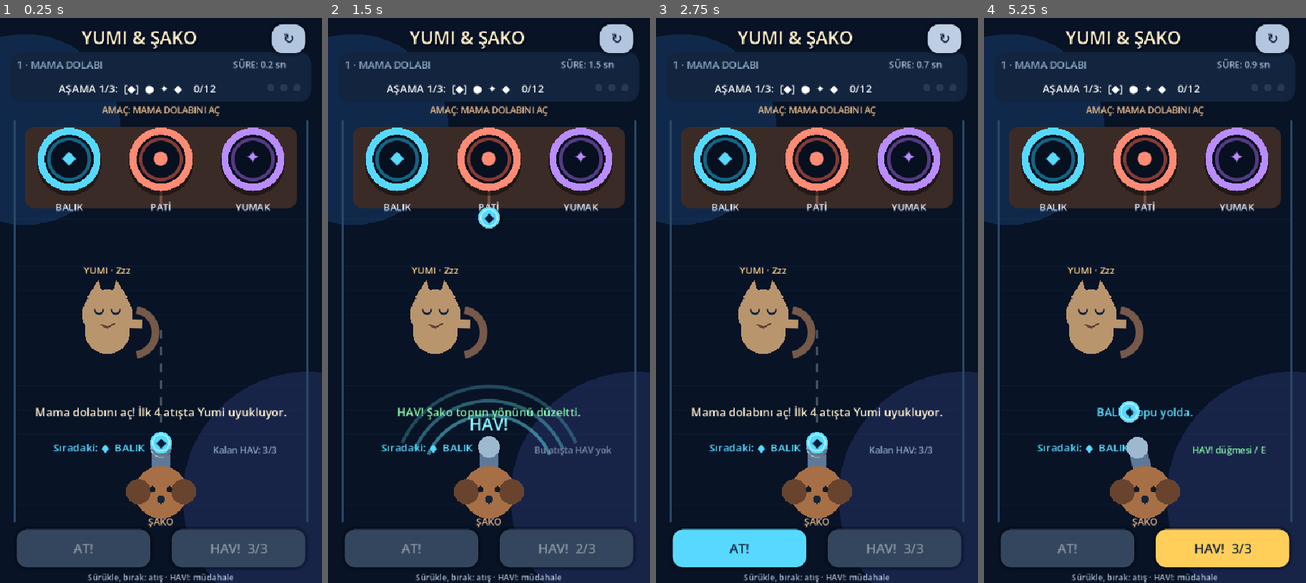
Above: before the commit, frames 1-4 (left to right).
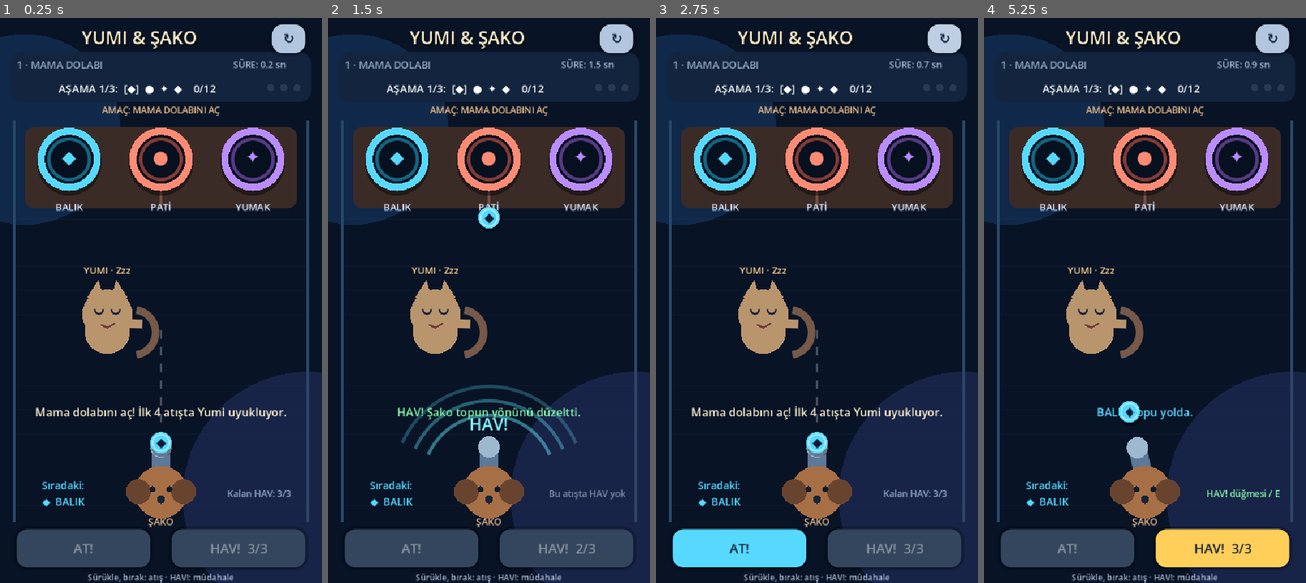
Above: after the commit, the same moments.

Repository: luzumsuzlar/yummyveshaco
Game: Godot game, scene res://scenes/main.tscn
The game is run twice, just before and just after one commit, with the same random seed, the same clock (stepped at 60 frames per second) and the same inputs.
Inputs (mouse positions are in pixels of both pictures, inside the frame that each line leads up to):
- Up to frame 1 (0.25 s): no input
- Up to frame 2 (1.5 s): click "AT!" at 0.5 s; click "HAV! 3/3" at 1.25 s
- Up to frame 3 (2.75 s): click "↻" at 2 s
- Up to frame 4 (5.25 s): tap Enter at 2.75, 3.05 s; move the mouse to (1215, 266) at 2.77 s; hold D 2.78-3.5 s; tap E at 2.85 s; click (1215, 266) at 2.92 s; tap Space at 3.02, 3.32, 4.55 s; drag from (1080, 323) to (1128, 413) at 3.52 s; move the mouse to (1177, 170) at 4.27 s; hold D 4.28-5 s; tap R at 4.35 s; click (1177, 170) at 4.42 s; drag from (1128, 413) to (1048, 210) at 5.02 s

The runs differ from the first frame. In frame 1, 1.0% of the frame differs, in the area x 4-96%, y 18-90%; in frame 2, 1.0%; in frame 3, 1.0%; in frame 4, 1.1%.

Commit message:
Build three-stage wall bounce tutorial as level two

Diff:
--- a/scripts/main.gd
+++ b/scripts/main.gd
@@ -10,6 +10,9 @@
 const YUMI_MIN_X := 100.0
 const YUMI_MAX_X := 440.0
 const AIM_AREA := Rect2(24, 172, 492, 686)
+const WALL_LEFT := 24.0 + BALL_RADIUS
+const WALL_RIGHT := SCREEN_SIZE.x - 24.0 - BALL_RADIUS
+const GOAL_LINE := HOLE_Y + 14.0
 const TYPE_NAMES := ["BALIK", "PATİ", "YUMAK"]
 const TYPE_SYMBOLS := ["◆", "●", "✦"]
 const TYPE_COLORS := [Color("57d9ff"), Color("ff8b74"), Color("b98cff")]
@@ -36,9 +39,14 @@
 		"intro": "Mama dolabını aç! İlk 4 atışta Yumi uyukluyor.",
 	},
 	{
-		"name": "2 · YUMI SAHADA",
-		"sequence": [2, 0, 1, 2],
-		"yumi_speed": 142.0,
+		"name": "2 · DUVAR OYUNU",
+		"sequence": [0, 2, 1, 0, 1, 2, 0, 2, 2, 0, 1, 2],
+		"stage_size": 4,
+		"max_wall_bounces": 2,
+		"aim_limit": 1.12,
+		"warning_time": 0.40,
+		"ball_speed": 460.0,
+		"yumi_speed": 100.0,
 		"yumi_active": true,
 		"move_directions": 4,
 		"turn_min": 0.9,
@@ -48,7 +56,7 @@
 		"dash_chance": 0.04,
 		"deflection_range": 220.0,
 		"moving_holes": false,
-		"intro": "Yumi hazırlanırken uçuşta tekrar tıkla: Şako HAV! desin.",
+		"intro": "Duvarı kullan! İlk 4 hedefe en az 1 sekmeyle ulaş. Yumi uyuyor.",
 	},
 	{
 		"name": "3 · KAYAN KİLİT",
@@ -90,6 +98,9 @@
 var ball_swatted := false
 var ball_deflected_by_yumi := false
 var shot_delay := 0.0
+var wall_bounces := 0
+var wall_flash := 0.0
+var wall_flash_position := Vector2.ZERO
 
 var bark_available := false
 var barks_left := 0
@@ -135,7 +146,11 @@
 	for x_position in HOLE_BASE_X:
 		hole_positions.append(Vector2(float(x_position), HOLE_Y))
 	build_interface()
-	start_level(0)
+	var initial_level := 0
+	for argument in OS.get_cmdline_user_args():
+		if argument.begins_with("--level="):
+			initial_level = clampi(argument.trim_prefix("--level=").to_int() - 1, 0, LEVELS.size() - 1)
+	start_level(initial_level)
 	queue_redraw()
 
 
@@ -151,8 +166,9 @@
 	time_label = make_label("", 15, Color("a9bbd3"), Vector2(358, 76), Vector2(154, 30))
 	status_label = make_label("", 19, Color("fff3cf"), Vector2(28, 638), Vector2(484, 72))
 	status_label.autowrap_mode = TextServer.AUTOWRAP_WORD_SMART
-	next_label = make_label("", 18, Color("d8e9ff"), Vector2(24, 718), Vector2(284, 30))
-	ability_label = make_label("", 15, Color("86f7a8"), Vector2(306, 718), Vector2(210, 38))
+	next_label = make_label("", 17, Color("d8e9ff"), Vector2(28, 778), Vector2(156, 64))
+	ability_label = make_label("", 15, Color("86f7a8"), Vector2(354, 778), Vector2(162, 64))
+	ability_label.autowrap_mode = TextServer.AUTOWRAP_WORD_SMART
 	story_label = make_label("", 15, Color("efc08c"), Vector2(28, 154), Vector2(484, 26))
 	instruction_label = make_label(
 		"Sürükle, bırak: atış · HAV!: müdahale",
@@ -261,6 +277,8 @@
 	ball_velocity = Vector2.ZERO
 	ball_swatted = false
 	ball_deflected_by_yumi = false
+	wall_bounces = 0
+	wall_flash = 0.0
 	bark_available = false
 	barks_left = int(config.get("bark_budget", 3))
 	yumi_help_count = 0
@@ -317,6 +335,7 @@
 	status_flash = maxf(0.0, status_flash - delta)
 	yumi_swipe_flash = maxf(0.0, yumi_swipe_flash - delta)
 	bark_flash = maxf(0.0, bark_flash - delta)
+	wall_flash = maxf(0.0, wall_flash - delta)
 
 	var keyboard_direction := 0.0
 	if Input.is_key_pressed(KEY_A) or Input.is_key_pressed(KEY_LEFT):
@@ -324,7 +343,7 @@
 	if Input.is_key_pressed(KEY_D) or Input.is_key_pressed(KEY_RIGHT):
 		keyboard_direction += 1.0
 	if keyboard_direction != 0.0 and not ball_active:
-		aim_angle = clampf(aim_angle + keyboard_direction * delta * 1.35, -0.78, 0.78)
+		aim_angle = clampf(aim_angle + keyboard_direction * delta * 1.35, -aim_limit(), aim_limit())
 		last_pointer_position = Vector2(LAUNCH_POS.x + tan(aim_angle) * (LAUNCH_POS.y - HOLE_Y), HOLE_Y)
 
 	update_holes()
@@ -419,7 +438,17 @@
 func update_mouse_aim(pointer_position: Vector2) -> void:
 	var offset: Vector2 = pointer_position - LAUNCH_POS
 	if offset.y < -20.0:
-		aim_angle = clampf(atan2(offset.x, -offset.y), -0.78, 0.78)
+		aim_angle = clampf(atan2(offset.x, -offset.y), -aim_limit(), aim_limit())
+
+
+func aim_limit() -> float:
+	return float(level_config().get("aim_limit", 0.78))
+
+
+func required_wall_bounces() -> int:
+	if level_index != 1:
+		return 0
+	return 2 if stage_index == 1 else 1
 
 
 func launch_ball() -> void:
@@ -433,6 +462,7 @@
 	ball_active = true
 	ball_swatted = false
 	ball_deflected_by_yumi = false
+	wall_bounces = 0
 	bark_available = barks_left > 0
 	yumi_warning_timer = 0.0
 	yumi_warning_started = false
@@ -450,12 +480,21 @@
 	bark_flash = 0.48
 	bark_target_x = clampf(target_x, 90.0, SCREEN_SIZE.x - 90.0)
 
-	var remaining_distance := maxf(ball_position.y - HOLE_Y, 70.0)
-	var upward_speed := maxf(-ball_velocity.y, 220.0)
+	var steering_target := bark_target_x
+	if level_index == 1:
+		# Unfold the remaining bank route instead of canceling it with a bark.
+		var banks_needed := maxi(required_wall_bounces() - wall_bounces, 0)
+		var toward_right := ball_velocity.x >= 0.0
+		if banks_needed == 1:
+			steering_target = 2.0 * (WALL_RIGHT if toward_right else WALL_LEFT) - bark_target_x
+		elif banks_needed == 2:
+			steering_target += (WALL_RIGHT - WALL_LEFT) * (2.0 if toward_right else -2.0)
+	var remaining_distance := maxf(ball_position.y - GOAL_LINE, 70.0)
+	var upward_speed := maxf(-ball_velocity.y, 180.0 if level_index == 1 else 420.0)
 	var remaining_time := maxf(remaining_distance / upward_speed, 0.18)
-	var desired_x_speed := (bark_target_x - ball_position.x) / remaining_time
+	var desired_x_speed := (steering_target - ball_position.x) / remaining_time
 	ball_velocity.x = clampf(lerpf(ball_velocity.x, desired_x_speed, 0.82), -560.0, 560.0)
-	ball_velocity.y = -maxf(absf(ball_velocity.y), 420.0)
+	ball_velocity.y = -upward_speed
 
 	if yumi_warning_timer > 0.0:
 		yumi_warning_timer = 0.0
@@ -582,20 +621,47 @@
 
 
 func move_ball(delta: float) -> void:
-	ball_position += ball_velocity * delta
-
-	if ball_position.x < 24.0 + BALL_RADIUS or ball_position.x > SCREEN_SIZE.x - 24.0 - BALL_RADIUS:
-		register_error("Top kilit kanalının dışına çıktı!")
-		return
-
-	update_yumi_attack(delta)
-	if not ball_active:
-		return
-
-	if ball_position.y <= HOLE_Y + 14.0:
-		resolve_hole_hit()
-	elif ball_position.y > SCREEN_SIZE.y + 40.0:
-		register_error("Top oyun alanından çıktı!")
+	# Short steps keep warning timing and collisions stable at different FPS.
+	var remaining := delta
+	while remaining > 0.0 and ball_active:
+		var step := minf(remaining, 1.0 / 120.0)
+		advance_ball_segment(step)
+		if ball_active:
+			update_yumi_attack(step)
+		remaining -= step
+
+
+func advance_ball_segment(delta: float) -> void:
+	var remaining := delta
+	while remaining > 0.0 and ball_active:
+		var side_time := INF
+		if ball_velocity.x > 0.0:
+			side_time = maxf(0.0, (WALL_RIGHT - ball_position.x) / ball_velocity.x)
+		elif ball_velocity.x < 0.0:
+			side_time = maxf(0.0, (WALL_LEFT - ball_position.x) / ball_velocity.x)
+		var goal_time := INF
+		if ball_velocity.y < 0.0:
+			goal_time = maxf(0.0, (GOAL_LINE - ball_position.y) / ball_velocity.y)
+		var travel_time := minf(remaining, minf(side_time, goal_time))
+		ball_position += ball_velocity * travel_time
+		remaining -= travel_time
+		if goal_time <= side_time and goal_time <= travel_time:
+			resolve_hole_hit()
+			return
+		if side_time <= travel_time:
+			var bounce_limit := int(level_config().get("max_wall_bounces", 0))
+			if wall_bounces >= bounce_limit:
+				register_error("İki sekme hakkı bitti!" if bounce_limit > 0 else "Top kilit kanalının dışına çıktı!")
+				return
+			wall_bounces += 1
+			wall_flash = 0.28
+			wall_flash_position = ball_position
+			ball_velocity.x = -ball_velocity.x
+			status_label.text = "TAK! Duvar sekmesi: %d/2" % wall_bounces
+			status_label.add_theme_color_override("font_color", Color("ffcf5a"))
+		if ball_position.y > SCREEN_SIZE.y + 40.0:
+			register_error("Top oyun alanından çıktı!")
+			return
 
 
 func update_yumi_attack(delta: float) -> void:
@@ -621,7 +687,11 @@
 
 
 func yumi_is_active() -> bool:
-	return progress >= 4 if level_index == 0 else bool(level_config()["yumi_active"])
+	if level_index == 0:
+		return progress >= 4
+	if level_index == 1:
+		return stage_index >= 2
+	return bool(level_config()["yumi_active"])
 
 
 func perform_yumi_swipe() -> void:
@@ -664,6 +734,9 @@
 		return
 
 	if nearest_hole == ball_type and ball_type == sequence[progress]:
+		if wall_bounces < required_wall_bounces():
+			register_error("Doğru delik, ama en az %d duvar sekmesi gerekiyor!" % required_wall_bounces())
+			return
 		var lucky_yumi_goal := ball_deflected_by_yumi
 		if lucky_yumi_goal:
 			yumi_help_count += 1
@@ -684,6 +757,10 @@
 				status_label.text = "Yumi uyandı! Yumağı istiyor. Ünlemde havla: %d hakkın var." % barks_left
 			elif level_index == 0 and stage_index == 2:
 				status_label.text = "Son kilit! Yumi'yi oku, kalan havlamalarını dikkatli kullan."
+			elif level_index == 1 and stage_index == 1:
+				status_label.text = "Şimdi iki duvar! Her hedefe 2 sekmeyle ulaş. Nişan çizgisini izle."
+			elif level_index == 1 and stage_index == 2:
+				status_label.text = "Yumi uyandı! En az 1 sekme yap; pati uyarısında HAV! kullan."
 			status_label.add_theme_color_override("font_color", Color("ffcf5a"))
 		else:
 			status_label.text = "Yumi yanlışlıkla yardım etti! " + progress_hint() if lucky_yumi_goal else progress_hint()
@@ -697,7 +774,7 @@
 	if level_index == 0:
 		return "Parça oturdu! Sıradaki hedef: %s." % TYPE_NAMES[sequence[progress]]
 	if level_index == 1:
-		return "Parça oturdu. Yumi'nin ünlem işaretini izle."
+		return "Parça oturdu! En az %d sekme; %s hedefle." % [required_wall_bounces(), TYPE_NAMES[sequence[progress]]]
 	return "Parça oturdu. Hareketli hedefin önüne nişan al."
 
 
@@ -770,8 +847,8 @@
 	var code_text := "KİLİT:  "
 	var stage_size := int(level_config().get("stage_size", sequence.size()))
 	var stage_start := stage_index * stage_size
-	if level_index == 0:
-		code_text = "AŞAMA %d/3:  " % (stage_index + 1)
+	if int(level_config().get("stage_size", 0)) > 0:
+		code_text = "AŞAMA %d/%d:  " % [stage_index + 1, ceili(float(sequence.size()) / stage_size)]
 	for index in range(stage_start, mini(stage_start + stage_size, sequence.size())):
 		if index < progress:
 			code_text += "✓  "
@@ -785,7 +862,9 @@
 	bark_button.text = "HAV!  %d/3" % barks_left
 
 	if game_state == "playing" and progress < sequence.size():
-		next_label.text = "Sıradaki: %s  %s" % [TYPE_SYMBOLS[sequence[progress]], TYPE_NAMES[sequence[progress]]]
+		if level_index == 1:
+			story_label.text = "HEDEF: EN AZ %d SEKME + DOĞRU DELİK" % required_wall_bounces()
+		next_label.text = "Sıradaki:\n%s  %s" % [TYPE_SYMBOLS[sequence[progress]], TYPE_NAMES[sequence[progress]]]
 		next_label.add_theme_color_override("font_color", TYPE_COLORS[sequence[progress]])
 		if stage_rotation > 0.0:
 			ability_label.text = "KASA DÖNÜYOR..."
@@ -796,6 +875,8 @@
 		else:
 			ability_label.text = "Kalan HAV: %d/3" % barks_left
 			ability_label.add_theme_color_override("font_color", Color("8fa8c4"))
+		if level_index == 1 and stage_rotation <= 0.0:
+			ability_label.text = "SEKME: %d/2\nKalan HAV: %d" % [wall_bounces if ball_active else 0, barks_left]
 
 
 func _draw() -> void:
@@ -809,6 +890,8 @@
 		draw_ball(ball_position, ball_type)
 	if bark_flash > 0.0:
 		draw_bark_wave()
+	if wall_flash > 0.0:
+		draw_arc(wall_flash_position, 22.0 + (0.28 - wall_flash) * 90.0, 0, TAU, 24, Color(1, 0.8, 0.3, wall_flash / 0.28), 4.0, true)
 
 
 func draw_cupboard() -> void:
@@ -830,8 +913,9 @@
 	draw_circle(Vector2(516, 816), 210, Color("182348"))
 	for y in range(350, 858, 40):
 		draw_line(Vector2(24, y), Vector2(516, y), Color(0.18, 0.28, 0.42, 0.12), 1.0)
-	draw_line(Vector2(24, 184), Vector2(24, 858), Color("294868"), 3.0)
-	draw_line(Vector2(516, 184), Vector2(516, 858), Color("294868"), 3.0)
+	var wall_color := Color("ffcf5a") if level_index == 1 else Color("294868")
+	draw_line(Vector2(24, 184), Vector2(24, 858), wall_color, 4.0)
+	draw_line(Vector2(516, 184), Vector2(516, 858), wall_color, 4.0)
 
 
 func draw_lock_panel() -> void:
@@ -906,15 +990,44 @@
 	var direction := Vector2(sin(aim_angle), -cos(aim_angle))
 	var muzzle := LAUNCH_POS + direction * 58.0
 	if not ball_active and game_state == "playing":
-		for step in range(1, 7):
-			var start := LAUNCH_POS + direction * (72.0 + step * 28.0)
-			draw_line(start, start + direction * 13.0, Color(1, 1, 1, 0.28), 3.0, true)
+		if level_index == 1:
+			var points := aim_preview_points()
+			for index in range(points.size() - 1):
+				var segment_start := points[index]
+				var segment_end := points[index + 1]
+				var length := segment_start.distance_to(segment_end)
+				for distance in range(12, int(length), 24):
+					draw_circle(segment_start.lerp(segment_end, float(distance) / length), 3.0, Color(1, 0.9, 0.6, 0.45))
+		else:
+			for step in range(1, 7):
+				var start := LAUNCH_POS + direction * (72.0 + step * 28.0)
+				draw_line(start, start + direction * 13.0, Color(1, 1, 1, 0.28), 3.0, true)
 
 	draw_line(LAUNCH_POS, muzzle, Color("5d7898"), 30.0, true)
 	draw_circle(muzzle, 18, Color("9db8cf"))
 	draw_shako_face(LAUNCH_POS + Vector2(0, 18))
 	if not ball_active and game_state == "playing" and progress < sequence.size():
 		draw_ball(muzzle + direction * 7.0, sequence[progress])
+
+
+func aim_preview_points() -> Array[Vector2]:
+	var direction := Vector2(sin(aim_angle), -cos(aim_angle))
+	var position := LAUNCH_POS + direction * 50.0
+	var points: Array[Vector2] = [position]
+	var bounce_limit := int(level_config().get("max_wall_bounces", 0))
+	for bounce in range(bounce_limit + 1):
+		var goal_distance := (GOAL_LINE - position.y) / direction.y
+		var wall_distance := INF
+		if direction.x > 0.0:
+			wall_distance = (WALL_RIGHT - position.x) / direction.x
+		elif direction.x < 0.0:
+			wall_distance = (WALL_LEFT - position.x) / direction.x
+		position += direction * minf(goal_distance, wall_distance)
+		points.append(position)
+		if goal_distance <= wall_distance:
+			break
+		direction.x = -direction.x
+	return points
 
 
 func draw_shako_face(head: Vector2, celebrating: bool = false) -> void:
--- /dev/null
+++ b/tests/wall_smoke.gd
@@ -0,0 +1,147 @@
+extends SceneTree
+
+var failures := 0
+var game: Node
+
+func _initialize() -> void:
+	call_deferred("run_checks")
+
+func check(condition: bool, message: String) -> void:
+	if not condition:
+		failures += 1
+		push_error(message)
+
+func reset(level: int = 1) -> void:
+	game.start_level(level)
+	game.shot_delay = 0.0
+	game.rng.seed = 42
+
+func set_ball(position: Vector2, velocity: Vector2) -> void:
+	game.ball_active = true
+	game.ball_position = position
+	game.ball_velocity = velocity
+	game.ball_type = game.sequence[game.progress]
+
+func bank_angle(target: Vector2, bounce_count: int, right: bool) -> float:
+	var width: float = game.WALL_RIGHT - game.WALL_LEFT
+	var unfolded_x: float
+	if bounce_count == 1:
+		unfolded_x = 2.0 * game.WALL_RIGHT - target.x if right else 2.0 * game.WALL_LEFT - target.x
+	else:
+		unfolded_x = target.x + 2.0 * width if right else target.x - 2.0 * width
+	return atan2(unfolded_x - game.LAUNCH_POS.x, game.LAUNCH_POS.y - game.GOAL_LINE)
+
+func fire_bank(right: bool = true, auto_bark: bool = false, simulation_delta: float = 1.0 / 120.0) -> void:
+	while game.shot_delay > 0.0:
+		game._process(simulation_delta)
+	var target: Vector2 = game.hole_positions[game.sequence[game.progress]]
+	game.aim_angle = bank_angle(target, game.required_wall_bounces(), right)
+	check(absf(game.aim_angle) <= game.aim_limit(), "Bank shot is within aiming range")
+	game.last_pointer_position = target
+	game.launch_ball()
+	for step in range(ceili(7.5 / simulation_delta)):
+		game._process(simulation_delta)
+		if auto_bark and game.yumi_warning_timer > 0.0 and game.bark_available:
+			game.use_bark(target.x)
+		if not game.ball_active:
+			return
+	check(false, "Shot must resolve within 7.5s")
+
+func run_checks() -> void:
+	game = load("res://scenes/main.tscn").instantiate()
+	root.add_child(game)
+	game.set_process(false)
+	reset()
+	check(game.sequence.size() == 12 and game.required_wall_bounces() == 1, "Second level has 12 goals and starts with one bank")
+	check(not game.yumi_is_active(), "Yumi sleeps in bank tutorial")
+	set_ball(Vector2(490, 650), Vector2(300, -400))
+	game.advance_ball_segment(0.1)
+	check(game.wall_bounces == 1 and game.ball_position.is_equal_approx(Vector2(476, 610)), "Right reflection preserves remaining travel")
+	check(game.ball_velocity.is_equal_approx(Vector2(-300, -400)), "Reflection reverses x only and preserves speed")
+	reset()
+	set_ball(Vector2(50, 650), Vector2(-300, -400))
+	game.advance_ball_segment(0.1)
+	check(game.wall_bounces == 1 and game.ball_position.is_equal_approx(Vector2(64, 610)), "Left reflection is symmetric")
+	check(game.ball_velocity.is_equal_approx(Vector2(300, -400)), "Left reflection preserves angle")
+	reset()
+	set_ball(Vector2(game.WALL_RIGHT, 650), Vector2(300, -400))
+	game.advance_ball_segment(0.1)
+	check(game.wall_bounces == 1 and game.ball_position.x < game.WALL_RIGHT, "Exactly on wall cannot loop or tunnel")
+	reset()
+	set_ball(Vector2(270, 650), Vector2(1200, -10))
+	game.advance_ball_segment(2.0)
+	check(game.wall_bounces == 2 and game.errors == 1 and not game.ball_active, "Third wall contact ends shot even with large delta")
+	reset()
+	set_ball(Vector2(270, 970), Vector2(0, 400))
+	game.advance_ball_segment(0.1)
+	check(game.errors == 1 and not game.ball_active, "Bottom escape still ends shot")
+	reset(0)
+	set_ball(Vector2(490, 650), Vector2(300, -400))
+	game.advance_ball_segment(0.1)
+	check(game.wall_bounces == 0 and game.errors == 1, "First level keeps original no-bounce rule")
+	reset()
+	game.update_mouse_aim(game.hole_positions[game.sequence[0]])
+	game.launch_ball()
+	for step in range(400):
+		game._process(1.0 / 120.0)
+		if not game.ball_active:
+			break
+	check(game.progress == 0 and game.errors == 1, "Straight correct shot cannot bypass bank teaching")
+	# Bark must preserve the bank route before, between and after two contacts.
+	for already_banked in [0, 1, 2]:
+		reset()
+		game.stage_index = 1
+		game.progress = 4
+		game.update_holes()
+		var target: Vector2 = game.hole_positions[game.sequence[4]]
+		game.aim_angle = bank_angle(target, 2, true)
+		game.launch_ball()
+		while game.wall_bounces < already_banked and game.ball_active:
+			game.move_ball(1.0 / 120.0)
+		game.use_bark(target.x)
+		for step in range(600):
+			game.move_ball(1.0 / 120.0)
+			if not game.ball_active:
+				break
+		check(game.progress == 5 and game.errors == 0 and game.wall_bounces == 2, "Bark preserves route at bank count %d" % already_banked)
+	# Eight real trajectories, banked in alternate directions at each new layout.
+	reset()
+	for shot in range(8):
+		fire_bank(shot % 2 == 0)
+		check(game.progress == shot + 1 and game.errors == 0, "Bank tutorial goal %d is reachable" % shot)
+		check(game.wall_bounces >= (1 if shot < 4 else 2), "Required banks were physically made")
+		if shot == 3:
+			check(game.stage_index == 1 and not game.yumi_is_active(), "Stage two teaches two banks without cat")
+	check(game.stage_index == 2 and game.yumi_is_active() and game.required_wall_bounces() == 1, "Final stage combines Yumi and one bank")
+	# Check preview against real bank endpoint for both directions and all holes.
+	for bounce_count in [1, 2]:
+		for right in [true, false]:
+			for target in game.hole_positions:
+				game.aim_angle = bank_angle(target, bounce_count, right)
+				var points: Array = game.aim_preview_points()
+				check(points.size() == bounce_count + 2, "Preview has expected number of reflected segments")
+				check(points[-1].is_equal_approx(Vector2(target.x, game.GOAL_LINE)), "Preview reaches chosen goal exactly")
+	# Play the final stage too: no goal forcing, only normal aim and warning barks.
+	var final_attempts := 0
+	while game.progress < 12 and game.game_state == "playing" and final_attempts < 8:
+		fire_bank(final_attempts % 2 == 0, true)
+		final_attempts += 1
+	check(game.game_state == "celebrating" and game.progress == 12, "Second level can be completed with real flights")
+	print("Second level playthrough: %.2fs, %d errors, %d barks left" % [game.level_time, game.errors, game.barks_left])
+	game._process(2.3)
+	check(game.game_state == "success", "Second-level completion reaches results")
+	game.on_overlay_button_pressed()
+	check(game.level_index == 2, "Second-level results lead to third level")
+	for fps in [30, 60, 144]:
+		reset()
+		for shot in range(8):
+			fire_bank(shot % 2 == 0, false, 1.0 / fps)
+			check(game.progress == shot + 1 and game.errors == 0, "Bank path is stable at %d FPS, goal %d" % [fps, shot])
+	reset()
+	game.wall_bounces = 2
+	game.barks_left = 0
+	game.start_level(1)
+	check(game.wall_bounces == 0 and game.barks_left == 3, "Retry resets bounces and bark budget")
+	game.free()
+	print("Wall smoke tests: %d failures" % failures)
+	quit(1 if failures else 0)
Not shown, changed: README.md
Not shown, changed: docs/GAME_DESIGN.md
